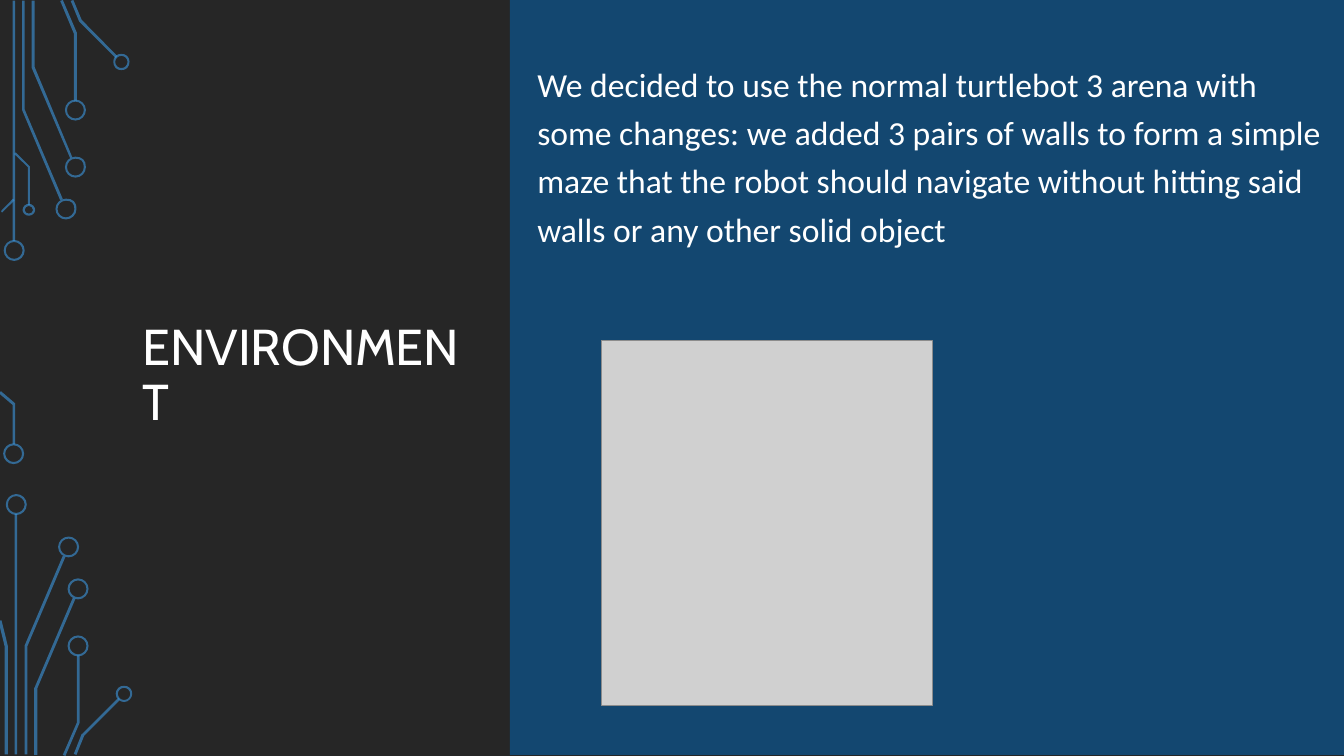
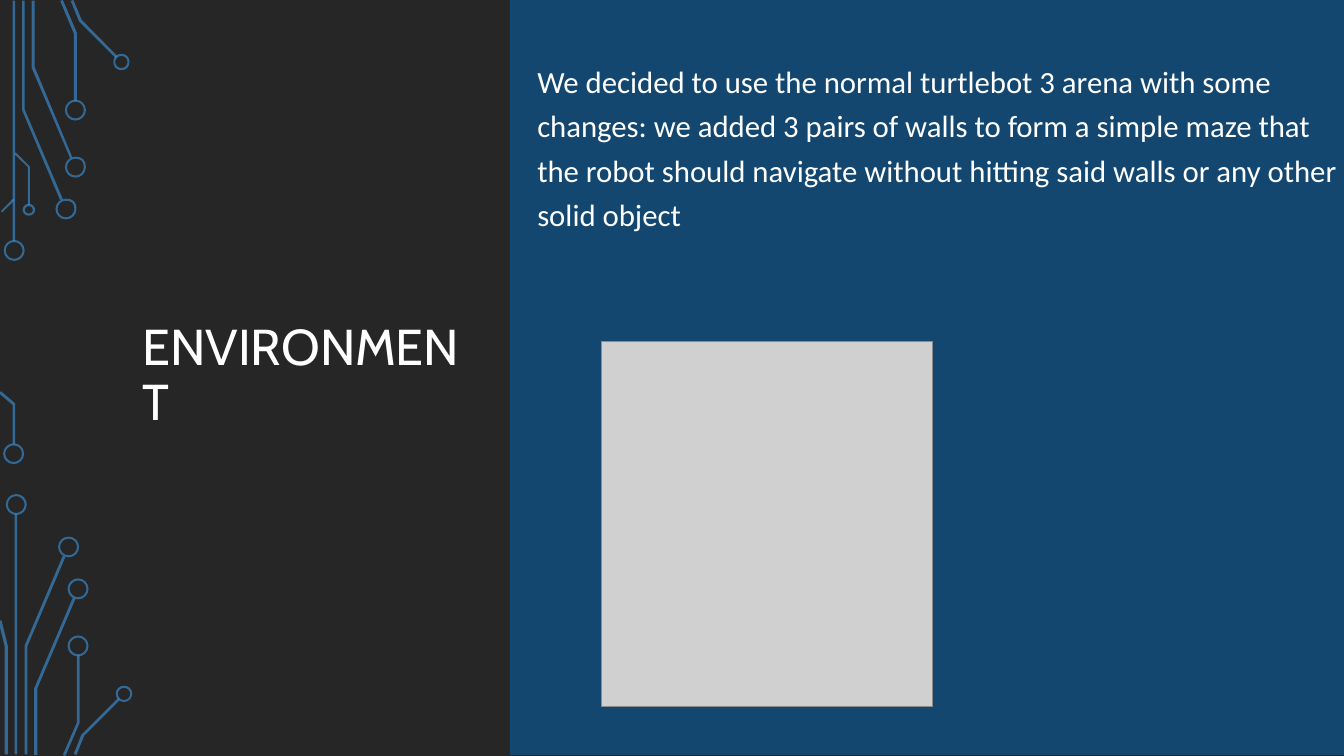
Before and after one commit to SSimuzzz/MobileRobotNavigation, a slide deck: slide 2 of Mini-Project/GroupK.pptx. Drawn at 1344x756 pixels with LibreOffice and Linux fonts; fonts in the diff are those of the drawing; grey boxes stand for pictures; background and template pictures are left out. Boxes give left, top, right and bottom in pixels: in the first picture for what was removed or moved away, otherwise in the second. Text is boxed around its words. In the diff, an @@ line names an element or a change of style, - is before the commit and + after.

```diff
--- a/Mini-Project/GroupK.pptx
+++ b/Mini-Project/GroupK.pptx
@@ text "We decided to use the ..." at (x1=537, y1=71, x2=1337, y2=232): size 24 to 22 pt @@
```
Also in this commit, not shown: 6 other slides changed, 1 slide added, 1 slide removed, 1 other file.
